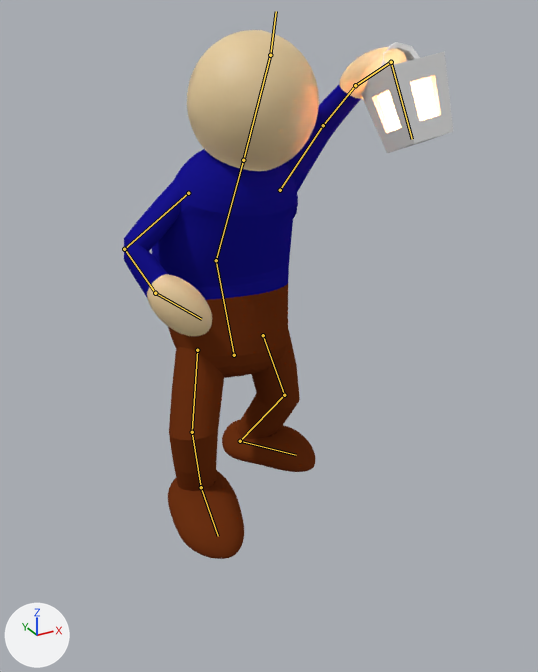
The Blender file Assets/Blends/player.blend, before and after one commit.
Rendered twice from a 50 mm camera at (-1.6, -2.25, 2.53) aimed at (0.15, 0.95, 0.93). Every picture has the same lights, and +X, +Y and +Z are marked at lower left. Both versions are drawn at frame 30 of the action 'BackDamage'; the numbers are the values there. The bones that bend it are drawn over the model as lines.

The first picture shows 'Player'.
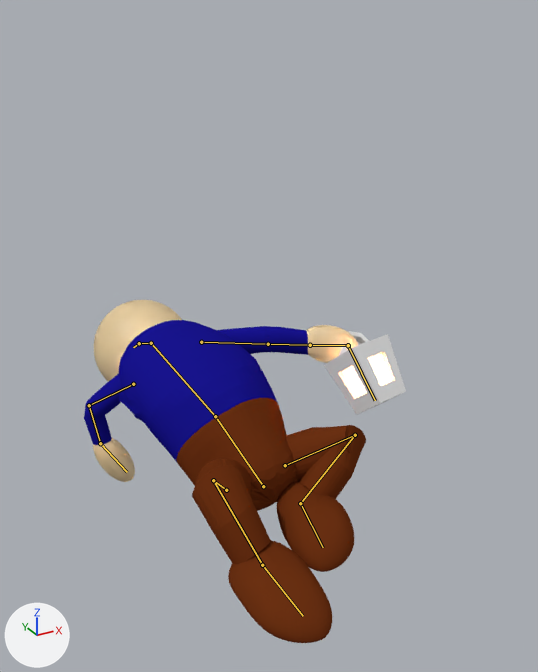
The change, as JSON lines over the scene's bpy script:
```json
{"block": "bone_body1", "where": "bone_body1 = bpy.data.objects['Armature'].pose.bones['body1']"}
{"op": "set", "path": "bone_body1.location", "old": "(0.0, 0.053, -1.003)", "new": "(0.0, -0.639, -0.767)"}
{"op": "set", "path": "bone_body1.rotation_quaternion", "old": "(0.993, -0.12, 0.0, 0.0)", "new": "(0.877, -0.476, 0.051, 0.038)", "note": "degrees (-14, 0, 0) -> degrees (-57, 7, 1)"}
{"block": "bone_body2", "where": "bone_body2 = bpy.data.objects['Armature'].pose.bones['body2']  # child of 'body1'"}
{"op": "set", "path": "bone_body2.rotation_quaternion", "old": "(0.967, -0.253, -0.011, 0.038)", "new": "(0.976, 0.108, -0.092, -0.096)", "note": "degrees (-29, 0, 4) -> degrees (14, -9, -12)"}
{"block": "bone_head", "where": "bone_head = bpy.data.objects['Armature'].pose.bones['head']  # child of 'body2'"}
{"op": "set", "path": "bone_head.rotation_quaternion", "old": "(0.941, 0.097, 0.308, 0.1)", "new": "(0.798, 0.381, 0.363, 0.294)", "note": "degrees (17, 34, 17) -> degrees (62, 21, 53)"}
{"block": "bone_arm_ik_pole_r", "where": "bone_arm_ik_pole_r = bpy.data.objects['Armature'].pose.bones['arm_ik_pole.r']  # child of 'body2'"}
{"op": "set", "path": "bone_arm_ik_pole_r.location", "old": "(-0.072, 0.248, 0.387)", "new": "(-0.211, 1.634, -0.484)"}
{"block": "bone_foot_ik_pole_l", "where": "bone_foot_ik_pole_l = bpy.data.objects['Armature'].pose.bones['foot_ik_pole.l']  # child of 'body1'"}
{"op": "set", "path": "bone_foot_ik_pole_l.location", "old": "(0.466, 0.0, 0.122)", "new": "(0.329, 0.289, 0.555)"}
{"block": "bone_foot_ik_pole_r", "where": "bone_foot_ik_pole_r = bpy.data.objects['Armature'].pose.bones['foot_ik_pole.r']  # child of 'body1'"}
{"op": "set", "path": "bone_foot_ik_pole_r.location", "old": "(-0.18, -0.018, 0.349)", "new": "(-0.305, -0.389, 0.502)"}
{"block": "bone_lamp_rot_target", "where": "bone_lamp_rot_target = bpy.data.objects['Armature'].pose.bones['lamp_rot_target']  # child of 'body1'"}
{"op": "set", "path": "bone_lamp_rot_target.location", "old": "(0.0, 0.0, 0.0)", "new": "(0.588, -0.66, -0.215)"}
{"op": "set", "path": "bone_lamp_rot_target.rotation_quaternion", "old": "(1.0, 0.0, 0.0, 0.0)", "new": "(0.983, 0.173, -0.014, 0.008)", "note": "degrees (0, 0, 0) -> degrees (20, -2, 1)"}
{"block": "bone_arm_ik_target_r", "where": "bone_arm_ik_target_r = bpy.data.objects['Armature'].pose.bones['arm_ik_target.r']"}
{"op": "set", "path": "bone_arm_ik_target_r.location", "old": "(-0.081, -0.805, 0.024)", "new": "(0.031, -1.675, -1.238)"}
{"block": "bone_foot_ik_target_l", "where": "bone_foot_ik_target_l = bpy.data.objects['Armature'].pose.bones['foot_ik_target.l']"}
{"op": "set", "path": "bone_foot_ik_target_l.location", "old": "(-0.106, 1.263, 0.0)", "new": "(-0.106, 0.537, 0.0)"}
{"block": "bone_foot_ik_target_r", "where": "bone_foot_ik_target_r = bpy.data.objects['Armature'].pose.bones['foot_ik_target.r']"}
{"op": "set", "path": "bone_foot_ik_target_r.location", "old": "(0.0, 0.932, 0.0)", "new": "(0.0, 0.207, 0.0)"}
{"block": "bone_arm_ik_target_l", "where": "bone_arm_ik_target_l = bpy.data.objects['Armature'].pose.bones['arm_ik_target.l']"}
{"op": "set", "path": "bone_arm_ik_target_l.location", "old": "(-0.096, -0.886, 0.896)", "new": "(-0.115, -1.249, -0.674)"}
```

Boxes (x1, y1, x2, y2) around the edits, measured in the pictures (538 x 672 px):
```json
{"object": "Player", "change": "posed", "before": [124, 30, 453, 559], "after": [84, 300, 406, 643], "on screen": "35% shorter"}
{"bone": "body1", "before": "(234, 355) to (216, 260)", "after": "(263, 486) to (215, 416)"}
{"bone": "body2", "before": "(216, 260) to (243, 160)", "after": "(215, 416) to (151, 343)"}
{"bone": "head", "before": "(243, 160) to (270, 55)", "after": "(151, 343) to (139, 343)"}
```
